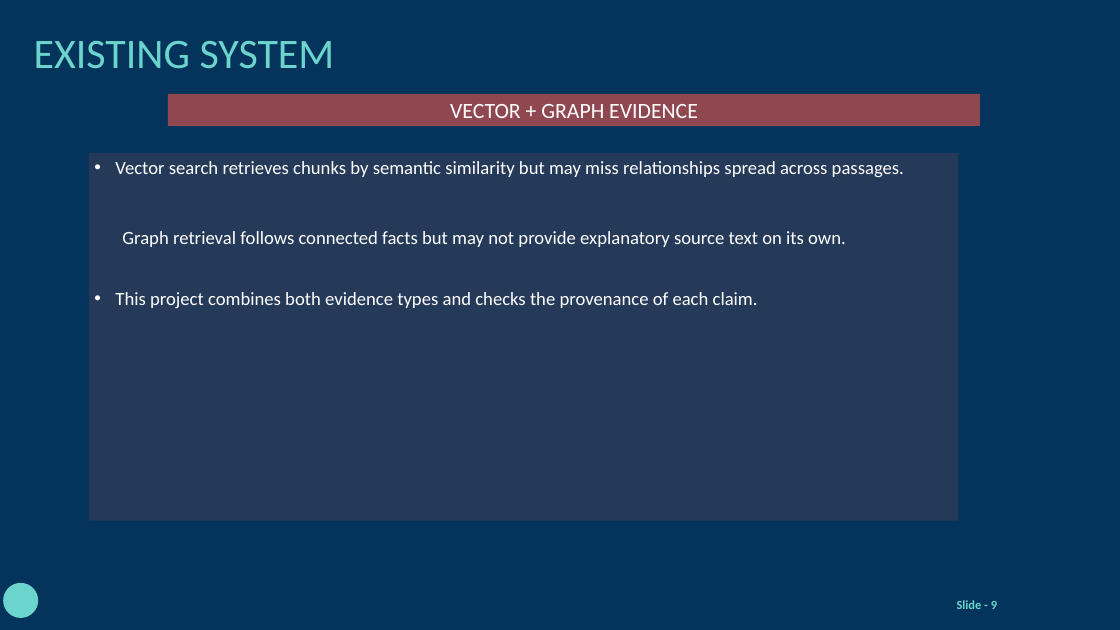
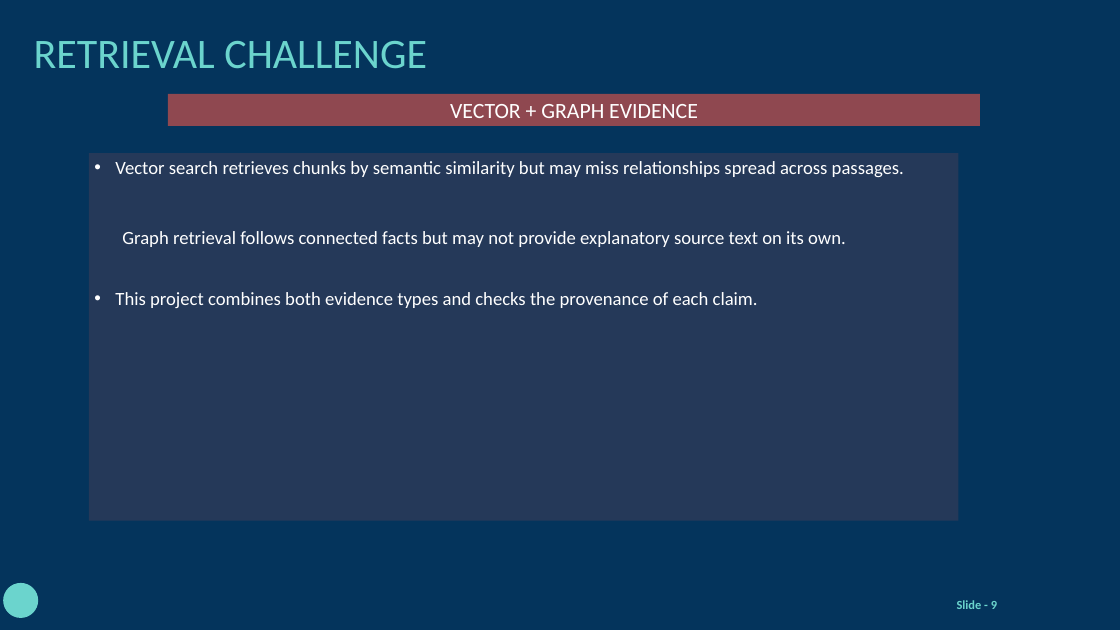
Before and after one commit to kabilan386/ai-powered-knowledge-graph-assistant, a slide deck: slide 9 of presentations/GraphRAG_Project_Viva_Template.pptx. Drawn at 1120x630 pixels with LibreOffice and Linux fonts; fonts in the diff are those of the drawing; background and template pictures are left out. Boxes give left, top, right and bottom in pixels: in the first picture for what was removed or moved away, otherwise in the second. Text is boxed around its words. In the diff, an @@ line names an element or a change of style, - is before the commit and + after.

Commit message:
Clarify slide 9 retrieval challenge heading

```diff
--- a/presentations/GraphRAG_Project_Viva_Template.pptx
+++ b/presentations/GraphRAG_Project_Viva_Template.pptx
@@ title at <box>34,41,427,69</box>: text changed @@
-EXISTING SYSTEM
+RETRIEVAL CHALLENGE
```
Also in this commit, not shown: 1 other file.
